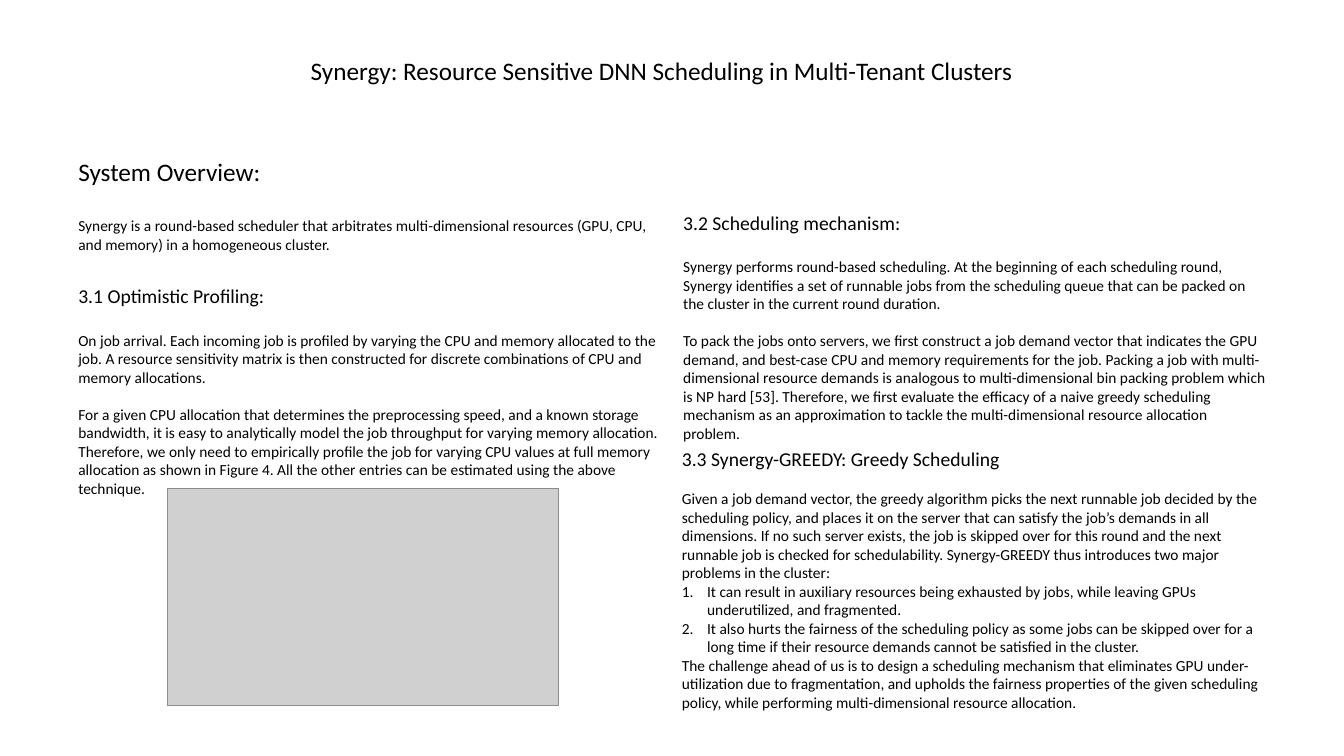
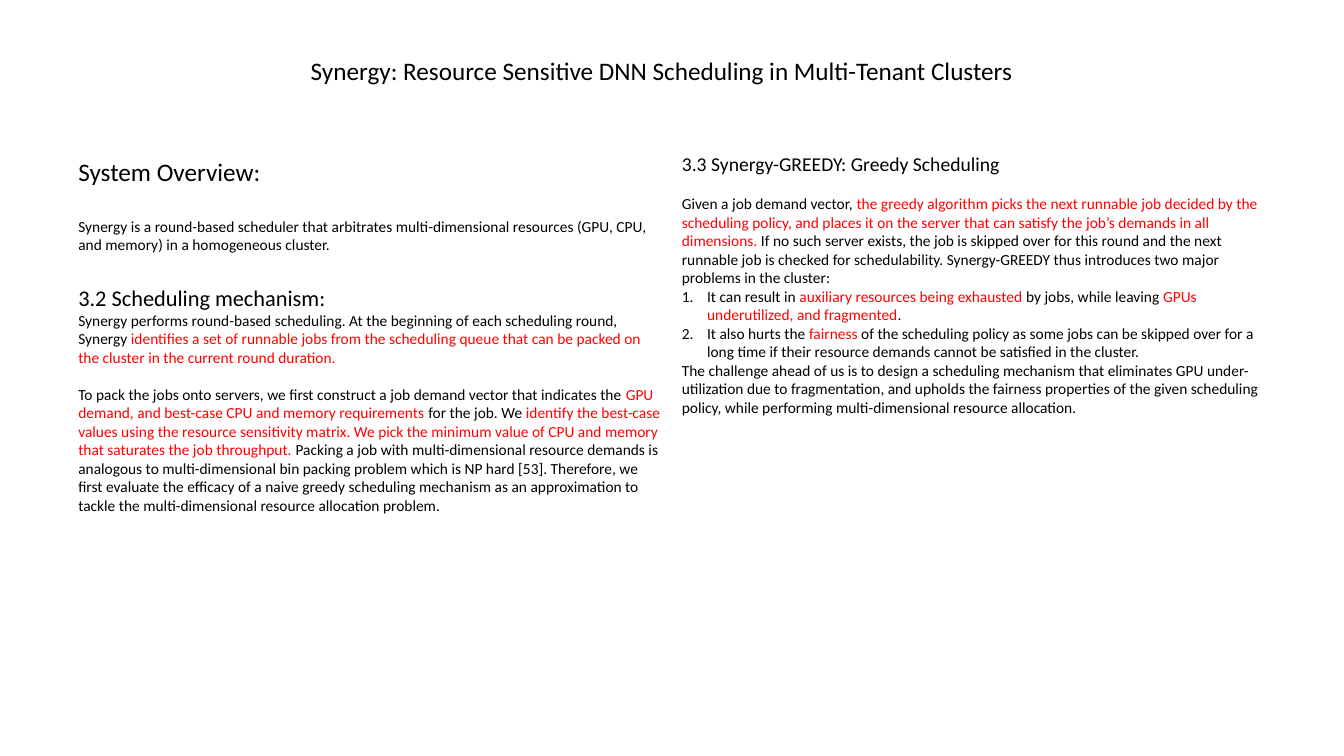
Before and after one commit to xuziyue/Google-Cluster-Workload-Traces-2019, a slide deck: slide 5 of three_papers.pptx (slide 4 before the commit). Drawn at 1344x756 pixels with LibreOffice and Linux fonts; fonts in the diff are those of the drawing; grey boxes stand for pictures. Boxes give left, top, right and bottom in pixels: in the first picture for what was removed or moved away, otherwise in the second. Text is boxed around its words. In the diff, an @@ line names an element or a change of style, - is before the commit and + after.

```diff
--- a/three_papers.pptx
+++ b/three_papers.pptx
@@ text "3.3 Synergy-GREEDY: Greedy Scheduling": place and size @@
-text "3.3 Synergy-GREEDY: Greedy Scheduling" at [682, 452, 1258, 711]
+text "3.3 Synergy-GREEDY: Greedy Scheduling" at [682, 157, 1258, 416]
@@ text at [682, 198, 1257, 360]: text colour #000000 to #FF0000 in "the greedy algorithm picks the next runnable ...", "auxiliary resources being exhausted GPUs underutilized, and ...", "fairness" @@
@@ text removed at [683, 216, 1265, 442] @@
-3.2 Scheduling mechanism:
-Synergy performs round-based scheduling. At the beginning of each scheduling round, Synergy identifies a set of runnable jobs from the scheduling queue that can be packed on the cluster in the current round duration.
-To pack the jobs onto servers, we first construct a job demand vector that indicates the GPU demand, and best-case CPU and memory requirements for the job. Packing a job with multi-dimensional resource demands is analogous to multi-dimensional bin packing problem which is NP hard [53]. Therefore, we first evaluate the efficacy of a naive greedy scheduling mechanism as an approximation to tackle the multi-dimensional resource allocation problem.
@@ text at [78, 290, 660, 514]: text changed @@
-3.1 Optimistic Profiling:
-On job arrival. Each incoming job is profiled by varying the CPU and memory allocated to the job. A resource sensitivity matrix is then constructed for discrete combinations of CPU and memory allocations.
-For a given CPU allocation that determines the preprocessing speed, and a known storage bandwidth, it is easy to analytically model the job throughput for varying memory allocation. Therefore, we only need to empirically profile the job for varying CPU values at full memory allocation as shown in Figure 4. All the other entries can be estimated using the above technique.
+3.2 Scheduling mechanism:
+Synergy performs round-based scheduling. At the beginning of each scheduling round, Synergy identifies a set of runnable jobs from the scheduling queue that can be packed on the cluster in the current round duration.
+To pack the jobs onto servers, we first construct a job demand vector that indicates the GPU demand, and best-case CPU and memory requirements for the job. We identify the best-case values using the resource sensitivity matrix. We pick the minimum value of CPU and memory that saturates the job throughput. Packing a job with multi-dimensional resource demands is analogous to multi-dimensional bin packing problem which is NP hard [53]. Therefore, we first evaluate the efficacy of a naive greedy scheduling mechanism as an approximation to tackle the multi-dimensional resource allocation problem.
@@ picture removed at [167, 489, 559, 706] @@
```
Also in this commit, not shown: 2 other slides changed, 1 slide added.
